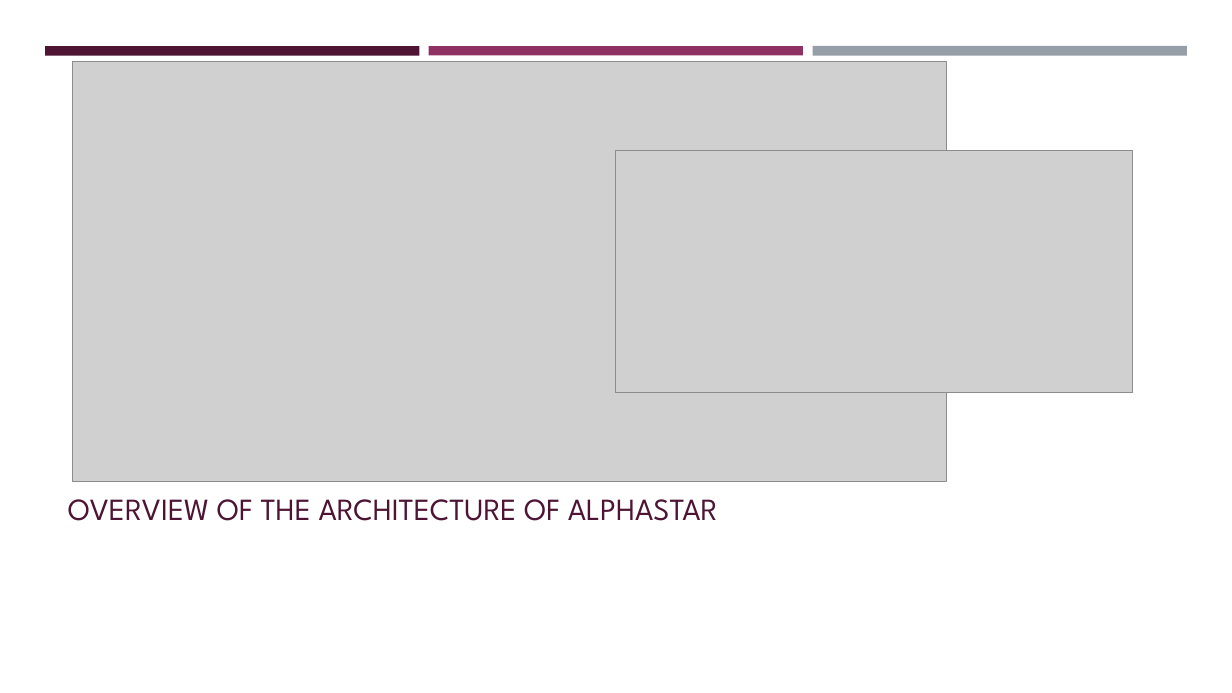
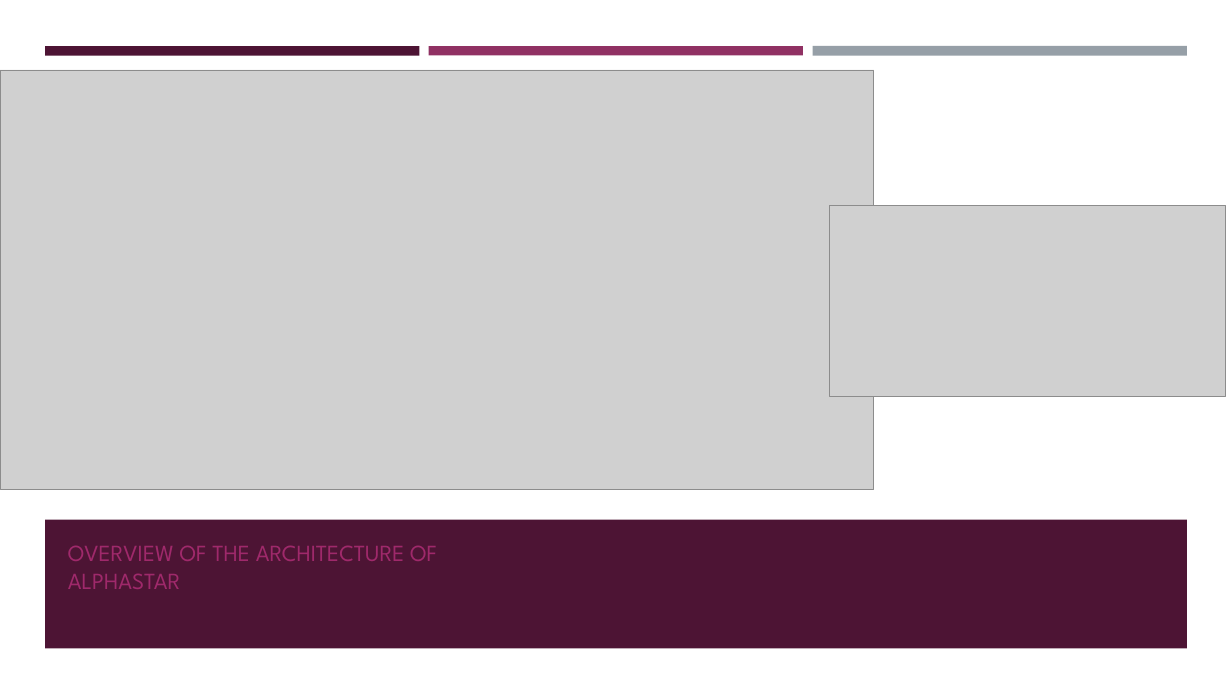
Before and after one commit to Boty22/Global-AI-Bootcamp-DRL, a slide deck: slide 18 of From RL to DRL.pptx (slide 19 before the commit). Drawn at 1232x693 pixels with LibreOffice and Linux fonts; fonts in the diff are those of the drawing; grey boxes stand for pictures. Boxes give left, top, right and bottom in pixels: in the first picture for what was removed or moved away, otherwise in the second. Text is boxed around its words. In the diff, an @@ line names an element or a change of style, - is before the commit and + after.

```diff
--- a/From RL to DRL.pptx
+++ b/From RL to DRL.pptx
@@ picture: place and size @@
-picture at bbox=[72, 62, 946, 482]
+picture at bbox=[0, 70, 874, 490]
@@ picture: place and size @@
-picture at bbox=[616, 151, 1133, 394]
+picture at bbox=[830, 205, 1226, 396]
@@ rectangle added at bbox=[45, 519, 1188, 648], fill #4D1434 @@
@@ title "OVERVIEW OF THE ARCHITECTURE OF ...": place and size @@
-title "OVERVIEW OF THE ARCHITECTURE OF ..." at bbox=[68, 499, 718, 521]
+title "OVERVIEW OF THE ARCHITECTURE OF ..." at bbox=[68, 546, 437, 589]
@@ title "OVERVIEW OF THE ARCHITECTURE OF ..." at bbox=[68, 546, 437, 589]: size 24 to 18 pt, text colour #4D1434 to #9F296B; vertical alignment bottom to middle @@
```
Also in this commit, not shown: 6 other slides changed, 1 slide removed.
